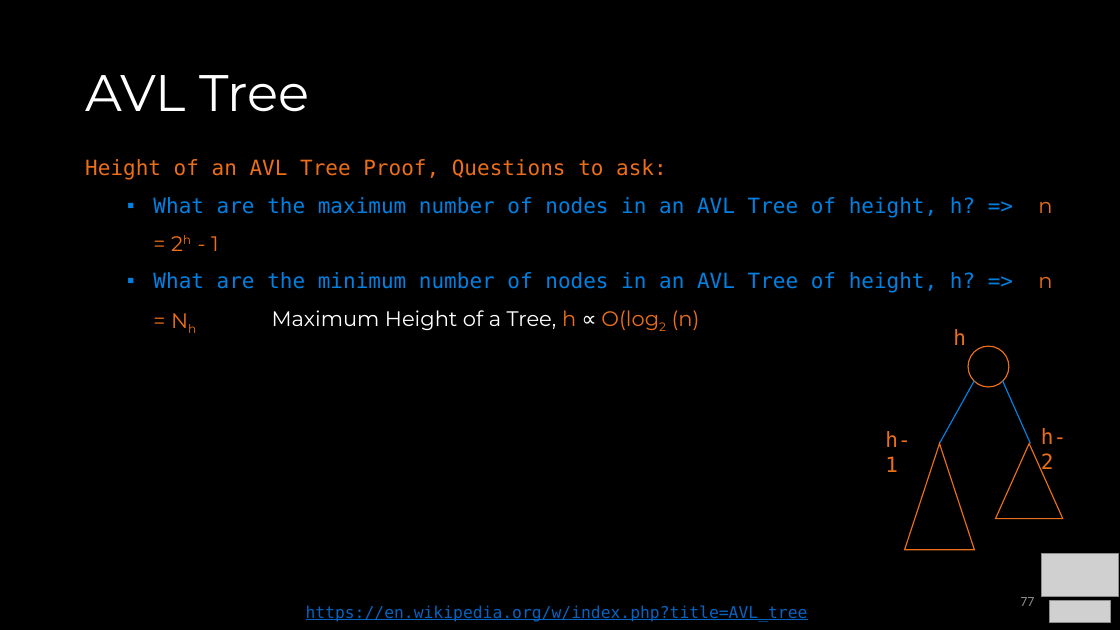
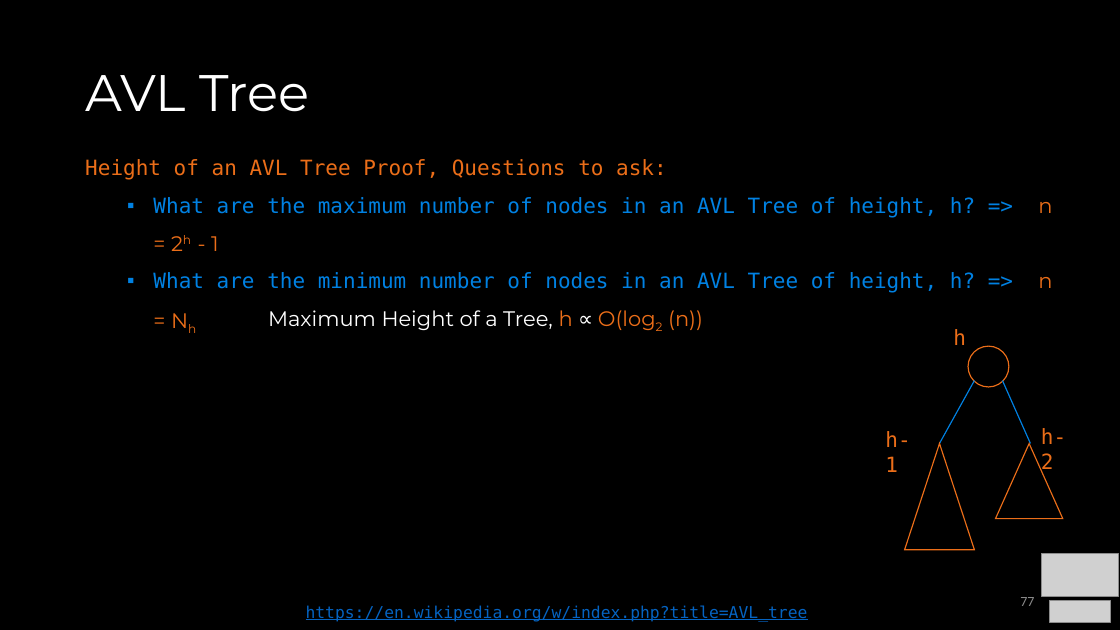
Before and after one commit to COP3530/Instructional-Content, a slide deck: slide 77 of Slides/Slides-PPT/4 - Balanced Trees.pptx. Drawn at 1120x630 pixels with LibreOffice and Linux fonts; fonts in the diff are those of the drawing; grey boxes stand for pictures. Boxes give left, top, right and bottom in pixels: in the first picture for what was removed or moved away, otherwise in the second. Text is boxed around its words. In the diff, an @@ line names an element or a change of style, - is before the commit and + after.

```diff
--- a/Slides/Slides-PPT/4 - Balanced Trees.pptx
+++ b/Slides/Slides-PPT/4 - Balanced Trees.pptx
@@ text at [268,310,703,330]: text changed @@
-Maximum Height of a Tree, h ∝ O(log2 (n)
+Maximum Height of a Tree, h ∝ O(log2 (n))
```
Also in this commit, not shown: 2 other files.
